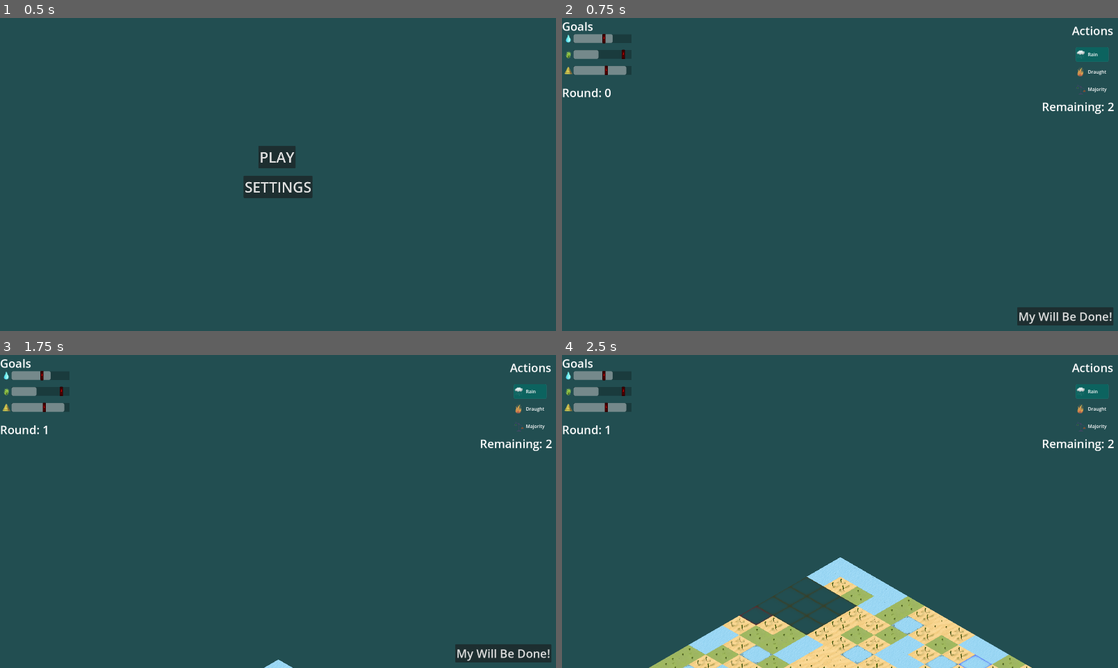
Above: before the commit, frames 1-4 (two rows, left to right).
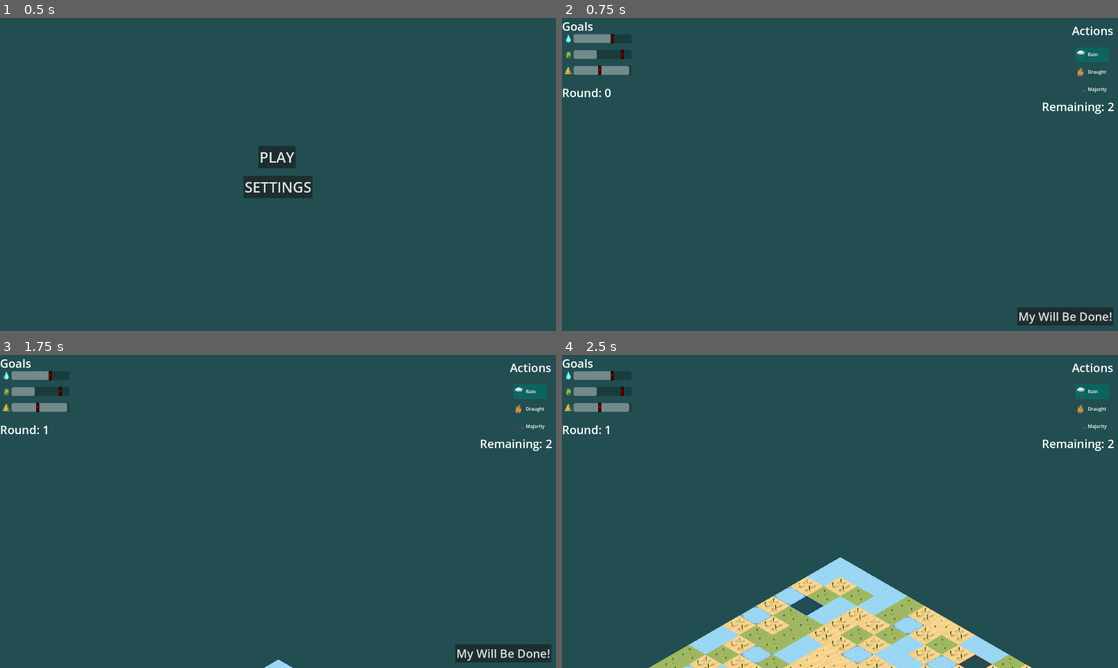
Above: after the commit, the same moments.

Repository: matouseek/game_jam_24
Game: Godot game, scene res://scenes/menu.tscn
The game is run twice, just before and just after one commit, with the same random seed, the same clock (stepped at 60 frames per second) and the same inputs. The engine's default icon, where the game draws it, is replaced by a stand-in: a white triangle on a blue panel in a dark square.
Inputs:
- Up to frame 1 (0.5 s): no input
- Up to frame 2 (0.75 s): click "PLAY" at 0.5 s
- Up to frame 3 (1.75 s): click "My Will Be Done!" at 1.25 s
- Up to frame 4 (2.5 s): click "My Will Be Done!" at 2 s

Frame 1 is identical in both runs. In frame 2, 0.1% of the frame differs, in the area x 6-13%, y 5-19%; in frame 3, 0.1%; in frame 4, 2.0%, in the area x 6-78%, y 5-100%.

Commit message:
Add named constants

Diff:
--- a/scripts/environment.gd
+++ b/scripts/environment.gd
@@ -1,7 +1,7 @@
 extends Node2D
 
+const TIER_BOOST_COEFF : float = 2.5
 const ENV_SIZE: int = 12
-
 
 var type_modulo : int = 10
 var tier_modulo : int = 3
@@ -50,13 +50,12 @@
 
 
 func calc_distribution() -> Array[float]:
-	var tier_boost_coeff : int = 2
 	update_tiers()
 	var tile_counts_weighted = [0.0,0.0,0.0]
 	var total_count : int = 0
 	for i in range(ENV_SIZE):
 		for j in range(ENV_SIZE):
-			var count_to_add : int = pow(terrain[i][j].tier + 1,tier_boost_coeff)
+			var count_to_add : int = pow(terrain[i][j].tier + 1,TIER_BOOST_COEFF)
 			tile_counts_weighted[terrain[i][j].type] += count_to_add
 			total_count += count_to_add
 	var tile_percents : Array[float]= [0.0,0.0,0.0]
--- a/scripts/game_manager.gd
+++ b/scripts/game_manager.gd
@@ -1,5 +1,7 @@
 extends Node
 
+const GODS_ACTION_PROB_DISTR : Array[float] = [0.4,0.4,0.2] # RAIN, DRAUGHT, MAJORITY
+const GODS_ACTION_COUNT : int = 2
 
 @onready var env: Node2D = $Environment
 
@@ -111,10 +113,9 @@
 
 func add_fuck_ups() -> void:
 	var new_fuck_ups : Array[PlacedEffect] = []
-	var fuck_up_amount = 3
-	for i in range(fuck_up_amount):
+	for i in range(GODS_ACTION_COUNT):
 		var pos : Vector2i = env.get_random_map_coord()
-		new_fuck_ups.append(PlacedEffect.new(pos,PS.get_rand_effect_type()))
+		new_fuck_ups.append(PlacedEffect.new(pos,PS.get_rand_effect_type(GODS_ACTION_PROB_DISTR)))
 	env.fuck_up_effects = new_fuck_ups
 	env.render_all_effects()
 
--- a/scripts/goals.gd
+++ b/scripts/goals.gd
@@ -1,4 +1,10 @@
 extends Node2D
+
+# bigger difference -> harder game
+const GOAL_DISTR_REL_LOW_BOUND = 10
+const GOAL_DISTR_REL_UP_BOUND = 20
+
+const GOAL_DISTR_SELECTION_SIZE = 10 # bigger -> harder game
 
 var percentages : Array[float] = [0.0,0.0,0.0]
 var goal_percentages : Array[float] = [0.0,0.0,0.0]
@@ -22,14 +28,12 @@
 	return mse / len(distribution1)
 
 func get_random_distribs(amount : int, distr_size : int) -> Array:
-	var max_val : int = 20
-	var min_val : int = 10
 	var distribs = []
 	for i in range(amount):
 		# generate distribution
 		var distribution : Array[float] = [0.0,0.0,0.0]
 		for j in range(distr_size):
-			distribution[j] = randi_range(min_val,max_val)
+			distribution[j] = randi_range(GOAL_DISTR_REL_LOW_BOUND,GOAL_DISTR_REL_UP_BOUND)
 		normalize(distribution)
 		distribs.append(distribution)
 	return distribs
@@ -50,9 +54,8 @@
 	return max_index
 
 func set_goals_distribution(current_dist : Array[float]) -> void:
-	var distr_amount : int = 10
 
-	var distributions : Array = get_random_distribs(distr_amount,len(current_dist))
+	var distributions : Array = get_random_distribs(GOAL_DISTR_SELECTION_SIZE,len(current_dist))
 	var mses : Array[float] = []
 
 	for distribution in distributions:
--- a/scripts/player_state.gd
+++ b/scripts/player_state.gd
@@ -15,8 +15,13 @@
 func update_state(new_effect: PlayerEffects):
 	selected_effect = new_effect
 
-func get_rand_effect_type() -> PlayerEffects:
-	return randi_range(0,len(PlayerEffects)-1)
+func get_rand_effect_type(prob_distr : Array[float]) -> PlayerEffects:
+	var rand_pick : float = randf()
+	for i in range(len(prob_distr)):
+		rand_pick -= prob_distr[i]
+		if rand_pick <= 0:
+			return i
+	return len(prob_distr) - 1
 
 func update_player_action_amount(val: int) -> void:
 	remaining_actions = val
